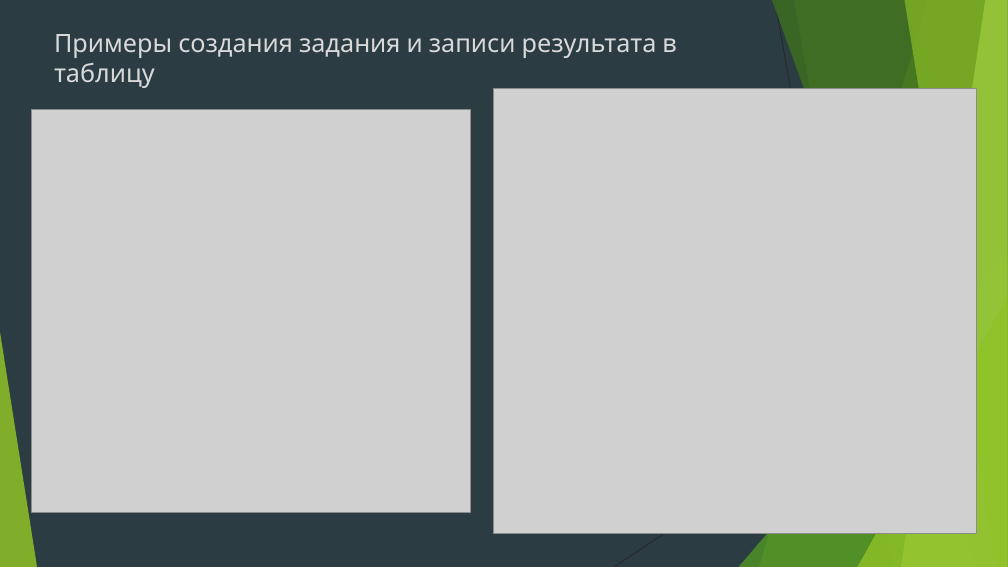
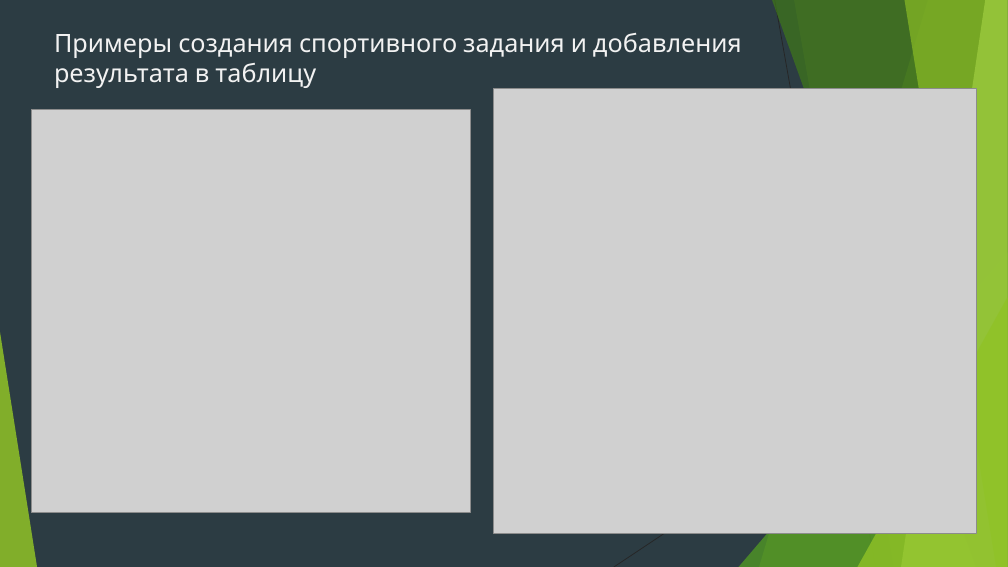
Before and after one commit to BorislavTimoshin/TaskCompletionDiary, a slide deck: slide 6 of description_project/Презентация.pptx (slide 7 before the commit). Drawn at 1008x567 pixels with LibreOffice and Linux fonts; fonts in the diff are those of the drawing; grey boxes stand for pictures. Boxes give left, top, right and bottom in pixels: in the first picture for what was removed or moved away, otherwise in the second. Text is boxed around its words. In the diff, an @@ line names an element or a change of style, - is before the commit and + after.

```diff
--- a/description_project/Презентация.pptx
+++ b/description_project/Презентация.pptx
@@ title at (x1=54, y1=33, x2=742, y2=88): text changed; text colour #D9D9D9 to #F2F2F2 @@
-Примеры создания задания и записи результата в таблицу
+Примеры создания спортивного задания и добавления результата в таблицу
```
Also in this commit, not shown: 6 other slides changed, 1 slide added, 2 slides removed, 5 other files.
